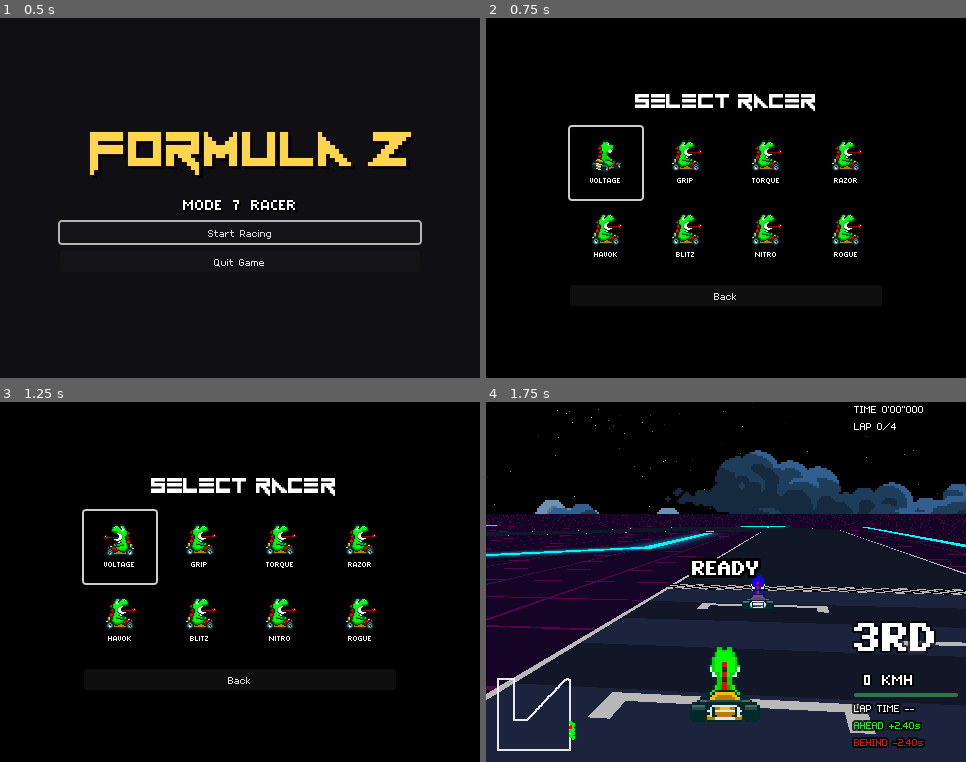
Above: before the commit, frames 1-4 (two rows, left to right).
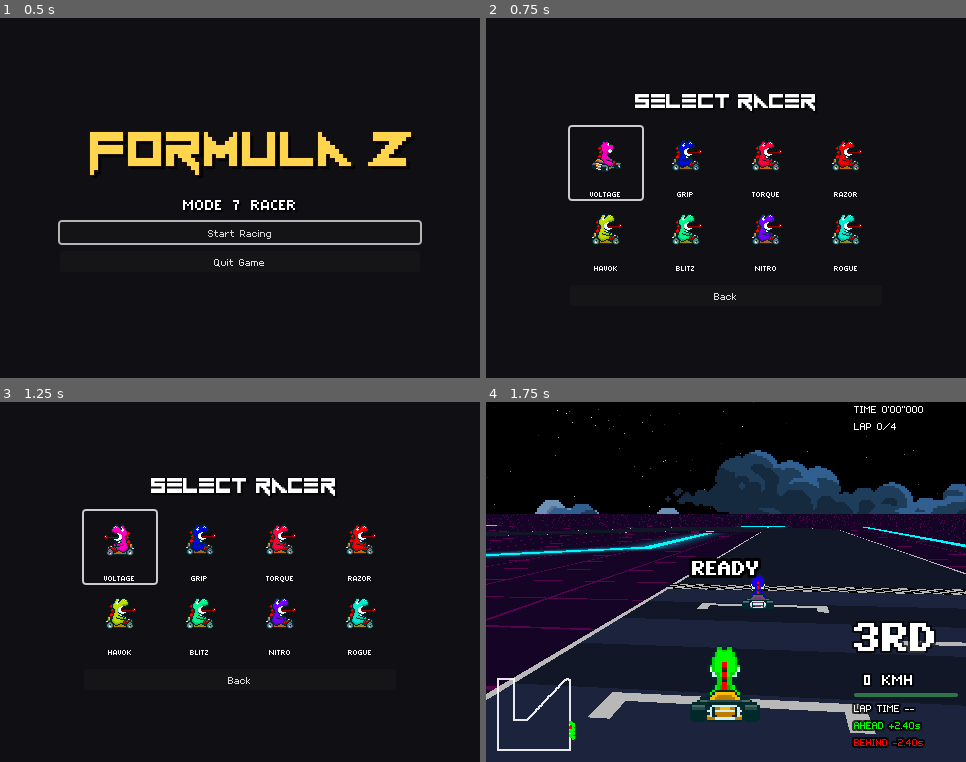
Above: after the commit, the same moments.

Repository: Tekknobot/Kart7
Game: Godot game, scene res://Scenes/title.tscn
Two runs of this game, one before a commit and one after it. Both use one fixed random seed, a clock stepped at 60 frames per second and the inputs below.
Inputs:
- Up to frame 1 (0.5 s): no input
- Up to frame 2 (0.75 s): click "Start Racing" at 0.5 s
- Up to frame 3 (1.25 s): no input
- Up to frame 4 (1.75 s): click "Voltage" at 1.25 s

Frame 1 is identical in both runs. In frame 2, 1.6% of the frame differs, in the area x 21-78%, y 34-71%; in frame 3, 1.6%; in frame 4, nothing differs.

Commit message:
Random push.

Diff:
--- a/Scenes/CharacterSelect.tscn
+++ b/Scenes/CharacterSelect.tscn
@@ -13,6 +13,15 @@
 grow_horizontal = 2
 grow_vertical = 2
 script = ExtResource("1_fxt7g")
+
+[node name="ColorRect" type="ColorRect" parent="."]
+layout_mode = 1
+anchors_preset = 15
+anchor_right = 1.0
+anchor_bottom = 1.0
+grow_horizontal = 2
+grow_vertical = 2
+color = Color(0.06, 0.06, 0.08, 1)
 
 [node name="Center" type="CenterContainer" parent="."]
 layout_mode = 1
--- a/Scenes/title.tscn
+++ b/Scenes/title.tscn
@@ -47,6 +47,7 @@
 [node name="Subtitle" type="Label" parent="Center/VBox"]
 layout_mode = 2
 theme_override_fonts/font = ExtResource("3_2qdx2")
+theme_override_font_sizes/font_size = 32
 text = "Mode 7 Racer"
 
 [node name="Start" type="Button" parent="Center/VBox"]
--- a/Scripts/CharacterSelect.gd
+++ b/Scripts/CharacterSelect.gd
@@ -10,51 +10,54 @@
 const DEFAULT_RACERS := [
 	"Voltage","Grip","Torque","Razor","Havok","Blitz","Nitro","Rogue"
 ]
+# Use hex ints so this can be const (convert to Color when used)
+const RACER_COLOR_HEX := {
+	"Voltage": 0xFFD54DFF,
+	"Grip":    0x66BB6AFF,
+	"Torque":  0xFF8A65FF,
+	"Razor":   0xEF5350FF,
+	"Havok":   0xAB47BCFF,
+	"Blitz":   0x42A5F5FF,
+	"Nitro":   0x76FF03FF,
+	"Rogue":   0x26C6DAFF
+}
 
 func _ready() -> void:
 	if grid == null:
 		push_error("CharacterSelect: Grid not found at Center/VBox/Grid.")
 		return
 
-	# --- Style ONLY the title label ---
+	# Style only the title
 	if select_title:
-		_style_label(
-			select_title,
-			28,
-			Color.hex(0xFFFFFFFF),  # white text
-			2,
-			Color(0,0,0,0.90),      # dark outline
-			Vector2(2,2),           # shadow offset
-			Color(0,0,0,0.55)       # shadow color
-		)
+		_style_label(select_title, 28, Color.hex(0xFFFFFFFF), 2, Color(0,0,0,0.90), Vector2(2,2), Color(0,0,0,0.55))
 		_pulse(select_title, 1.03, 0.8)
 
 	var names: Array = DEFAULT_RACERS
 	if _has_prop(Globals, "racer_names"):
 		names = Array(Globals.racer_names)
 
-	# Assign names (if an instance didn't set racer_name) and connect pressed
+	# Assign names, apply tint to each button, and connect with bound name
 	var i := 0
 	for child in grid.get_children():
 		if child is RacerButton:
 			var nm := String(child.racer_name)
 			if nm == "" and names.size() > 0:
 				nm = names[i % names.size()]
-				child.racer_name = StringName(nm)  # RacerButton updates its own label
-			child.pressed.connect(func(n := nm): _choose(n))
+				child.set_racer_name(StringName(nm))  # updates label + color
+			else:
+				child.refresh_from_globals()          # ensure tint matches Globals
+			child.pressed.connect(Callable(self, "_on_racer_pressed").bind(nm))
 			i += 1
+
 
 	if back_btn:
 		back_btn.pressed.connect(_back)
 
 	_focus_first_racer()
 
-func _choose(name: String) -> void:
+func _on_racer_pressed(name: String) -> void:
 	if Globals.has_method("set_selected_racer"):
-		Globals.set_selected_racer(name)
-	elif _has_prop(Globals, "selected_racer"):
-		Globals.selected_racer = name
-
+		Globals.set_selected_racer(name)  # also sets Globals.selected_color
 	var err := get_tree().change_scene_to_file(main_scene_path)
 	if err != OK:
 		push_error("Could not load main scene at: %s" % main_scene_path)
@@ -76,8 +79,7 @@
 			return true
 	return false
 
-# --------- helpers (positional args; 4.4.1-safe) ---------
-
+# ---- helpers (4.4.1-safe) ----
 func _style_label(l: Label, font_size: int, font_col: Color, outline_size: int, outline_col: Color, shadow_off: Vector2, shadow_col: Color) -> void:
 	var ls := LabelSettings.new()
 	ls.font_size = font_size
--- a/Scripts/General/Globals.gd
+++ b/Scripts/General/Globals.gd
@@ -21,6 +21,36 @@
 func get_camera_map_position() -> Vector2:
 	return _camera_map_pos
 
-func set_selected_racer(name: String) -> void:
-	if name in racer_names:
-		selected_racer = name
+# --- Racer color map (hex ints -> Color.hex) ---
+const RACER_COLOR_HEX := {
+	"Voltage": 0xFFD54DFF, # gold
+	"Grip":    0x66BB6AFF, # green
+	"Torque":  0xFF8A65FF, # orange
+	"Razor":   0xEF5350FF, # red
+	"Havok":   0xAB47BCFF, # purple
+	"Blitz":   0x42A5F5FF, # blue
+	"Nitro":   0x76FF03FF, # neon lime
+	"Rogue":   0x26C6DAFF  # cyan
+}
+
+var selected_color: Color = Color.WHITE
+
+func get_racer_color(name: String) -> Color:
+	if RACER_COLOR_HEX.has(name):
+		return Color.hex(int(RACER_COLOR_HEX[name]))
+	return Color.WHITE
+
+
+const RACER_COLOR_NAME := {
+	"Voltage": "Gold",
+	"Grip":    "Green",
+	"Torque":  "Orange",
+	"Razor":   "Red",
+	"Havok":   "Purple",
+	"Blitz":   "Blue",
+	"Nitro":   "Lime",
+	"Rogue":   "Cyan"
+}
+
+func get_racer_color_name(name: String) -> String:
+	return RACER_COLOR_NAME.get(name, "White")
--- a/Scripts/RacerButton.gd
+++ b/Scripts/RacerButton.gd
@@ -1,14 +1,21 @@
 extends Button
 class_name RacerButton
 
-@export var racer_name: StringName = ""      # If blank, we'll infer from node name
-@export var idle_anim_name: StringName = "idle"   # Fallbacks handled if missing
-@export var rotate_anim_name: StringName = "Rotate"  # Fallbacks handled if missing
+@export var racer_name: StringName = ""
+@export var idle_anim_name: StringName = "idle"
+@export var rotate_anim_name: StringName = "Rotate"
 @export var hover_fps: float = 24.0
 @export var flip_on_reverse: bool = true
 @export var idle_flip_h: bool = false
 @export var show_label: bool = true
 
+# tint + shader options
+@export var tint_color: Color = Color(1,1,1,1)
+@export_file("*.gdshader") var yoshi_shader_path: String = "res://Scripts/Shaders/YoshiSwap.gdshader"
+@export var yoshi_source_hue: float = 0.333333
+@export var yoshi_tolerance: float = 0.08
+@export var yoshi_strength: float = 1.0
+
 @onready var sprite: AnimatedSprite2D = $Sprite
 @onready var name_label: Label = $Name if has_node("Name") else null
 
@@ -16,88 +23,114 @@
 var _rotate_fwd := ""
 var _rotate_rev := ""
 
+@export var yoshi_edge_soft: float = 0.20
+
 func _ready() -> void:
-	# Ensure label exists (create if missing)
 	if name_label == null:
 		name_label = Label.new()
 		name_label.name = "Name"
 		add_child(name_label)
 
 	focus_mode = Control.FOCUS_ALL
-	mouse_entered.connect(func(): grab_focus())  # hovering also focuses → same behavior
+	mouse_entered.connect(_on_mouse_entered)
 	resized.connect(_layout)
 
-	# Name & label
 	if String(racer_name) == "":
-		racer_name = StringName(name)   # fallback if you didn't set it in the Inspector
+		racer_name = StringName(name)
 	name_label.visible = show_label
 	name_label.text = String(racer_name)
+
+	name_label.visible = show_label
+	name_label.text = String(racer_name)
+	# keep name text white (don’t inherit any previous override)
+	name_label.remove_theme_color_override("font_color")
+	name_label.add_theme_color_override("font_color", Color.WHITE)
 
 	if sprite.sprite_frames == null:
 		push_error("%s: SpriteFrames missing on $Sprite." % name)
 		return
 
-	# Resolve animation names + configure
 	_init_anim_names()
 	_setup_rotate_reverse()
 
-	# Start in idle loop
 	sprite.flip_h = idle_flip_h
 	_play_idle()
 
-	# Focus-only animation switching
+	# --- NEW: ensure shader and pull color from Globals ---
+	_ensure_yoshi_shader()
+	_apply_color_from_globals()  # <- pulls color by racer_name from Globals
+
 	focus_entered.connect(_on_focus_entered)
 	focus_exited.connect(_on_focus_exited)
 	sprite.animation_finished.connect(_on_anim_finished)
 
 	_layout()
 
+func _on_mouse_entered() -> void:
+	grab_focus()
+
 func _layout() -> void:
-	# Bottom label across the button, sprite centered above it
 	if name_label:
 		var lh := name_label.get_combined_minimum_size().y
 		name_label.size = Vector2(size.x, lh)
+		name_label.position = Vector2(0, size.y - lh)
 		name_label.horizontal_alignment = HORIZONTAL_ALIGNMENT_CENTER
 
 	var label_half := (name_label.get_combined_minimum_size().y if name_label and name_label.visible else 0.0) * 0.5
 	if sprite:
 		sprite.position = Vector2(size.x * 0.5, size.y * 0.5 - label_half)
 
+# -------------------- NEW: Globals-driven color --------------------
+
+func _apply_color_from_globals() -> void:
+	# Prefer Globals.get_racer_color(name) if available; otherwise default white
+	var col := Color.WHITE
+	if "get_racer_color" in Globals:
+		col = Globals.get_racer_color(String(racer_name))
+	tint_color = col
+	_apply_tint_to_shader()  # push to material/label (with fallback)
+
+	print("RacerButton color: ", racer_name, " → ", tint_color)
+
+# Call this if you change racer_name after _ready()
+func refresh_from_globals() -> void:
+	_apply_color_from_globals()
+
+# Optional helper if you want to update name + color together
+func set_racer_name(v: StringName) -> void:
+	racer_name = v
+	if is_node_ready():
+		if name_label:
+			name_label.text = String(racer_name)
+		_apply_color_from_globals()
+
+# ------------------------------------------------------------------
+
 func _init_anim_names() -> void:
 	var sf := sprite.sprite_frames
-
-	# Idle
-	if idle_anim_name != "" and sf.has_animation(idle_anim_name):
-		pass
-	elif sf.has_animation("idle"):
-		idle_anim_name = "idle"
-	elif sf.has_animation("default"):
-		idle_anim_name = "default"
-	elif sf.has_animation("spin_fwd"):
-		idle_anim_name = "spin_fwd"
+	if idle_anim_name == "" or !sf.has_animation(idle_anim_name):
+		if sf.has_animation("idle"): idle_anim_name = "idle"
+		elif sf.has_animation("default"): idle_anim_name = "default"
+		elif sf.has_animation("spin_fwd"): idle_anim_name = "spin_fwd"
+		else:
+			var names := sf.get_animation_names()
+			idle_anim_name = names[0] if names.size() > 0 else ""
+
+	if rotate_anim_name == "" or !sf.has_animation(rotate_anim_name):
+		if sf.has_animation("Rotate"): _rotate_fwd = "Rotate"
+		elif sf.has_animation("spin_fwd"): _rotate_fwd = "spin_fwd"
+		else: _rotate_fwd = idle_anim_name
 	else:
-		var names := sf.get_animation_names()
-		idle_anim_name = names[0] if names.size() > 0 else ""
-
-	# Rotate forward base
-	if rotate_anim_name != "" and sf.has_animation(rotate_anim_name):
 		_rotate_fwd = String(rotate_anim_name)
-	elif sf.has_animation("Rotate"):
-		_rotate_fwd = "Rotate"
-	elif sf.has_animation("spin_fwd"):
-		_rotate_fwd = "spin_fwd"
-	else:
-		_rotate_fwd = idle_anim_name  # fallback (won't look great, but won't crash)
 
 func _setup_rotate_reverse() -> void:
 	var sf := sprite.sprite_frames
 	if _rotate_fwd == "": return
-
 	sf.set_animation_loop(_rotate_fwd, false)
 	sf.set_animation_speed(_rotate_fwd, hover_fps)
 
 	_rotate_rev = _rotate_fwd + "_rev"
-	if not sf.has_animation(_rotate_rev):
+	if !sf.has_animation(_rotate_rev):
 		sf.add_animation(_rotate_rev)
 		var c := sf.get_frame_count(_rotate_fwd)
 		for i in range(c - 1, -1, -1):
@@ -120,13 +153,12 @@
 
 func _on_focus_exited() -> void:
 	_focus_active = false
-	# Let the current cycle finish; _on_anim_finished will return to idle.
 
 func _on_anim_finished() -> void:
 	var sf := sprite.sprite_frames
 	if sprite.animation == _rotate_fwd and sf.has_animation(_rotate_rev):
 		if flip_on_reverse:
-			sprite.flip_h = not sprite.flip_h
+			sprite.flip_h = !sprite.flip_h
 		sprite.animation = _rotate_rev
 		sprite.play()
 		return
@@ -134,13 +166,64 @@
 	if sprite.animation == _rotate_rev:
 		if _focus_active:
 			if flip_on_reverse:
-				sprite.flip_h = not sprite.flip_h
+				sprite.flip_h = !sprite.flip_h
 			sprite.animation = _rotate_fwd
 			sprite.play()
 		else:
 			sprite.flip_h = idle_flip_h
 			_play_idle()
 
+func _ensure_yoshi_shader() -> void:
+	var mat := sprite.material
+
+	# Case 1: already a ShaderMaterial → ensure it's UNIQUE to this instance
+	if mat != null and mat is ShaderMaterial:
+		var sm := mat as ShaderMaterial
+
+		# If this material resource is shared, duplicate it locally to this scene
+		if !sm.resource_local_to_scene:
+			var dupe := sm.duplicate(true) as ShaderMaterial  # deep copy
+			dupe.resource_local_to_scene = true
+			sprite.material = dupe
+			sm = dupe
+
+		# If it has no shader set, assign our Yoshi shader if available
+		if sm.shader == null and ResourceLoader.exists(yoshi_shader_path):
+			sm.shader = load(yoshi_shader_path)
+
+		return
+
+	# Case 2: no material yet → create our own unique ShaderMaterial
+	if ResourceLoader.exists(yoshi_shader_path):
+		var sh := load(yoshi_shader_path) as Shader
+		if sh != null:
+			var new_sm := ShaderMaterial.new()
+			new_sm.shader = sh
+			new_sm.resource_local_to_scene = true
+			sprite.material = new_sm
+
+func _apply_tint_to_shader() -> void:
+	# Keep label text white
+	if name_label:
+		name_label.remove_theme_color_override("font_color")
+		name_label.add_theme_color_override("font_color", Color.WHITE)
+
+	var sm := sprite.material
+	if sm != null and sm is ShaderMaterial and sm.shader != null:
+		# YOUR shader params
+		sm.set_shader_parameter("target_color", tint_color)
+		sm.set_shader_parameter("src_hue",     yoshi_source_hue)
+		sm.set_shader_parameter("hue_tol",     yoshi_tolerance)
+		sm.set_shader_parameter("edge_soft",   yoshi_edge_soft)
+	else:
+		# Fallback if no shader: tint only the sprite
+		if sprite:
+			sprite.modulate = tint_color
+
+# Manual override (kept for flexibility)
+func set_tint_color(c: Color) -> void:
+	tint_color = c
+	_apply_tint_to_shader()
+
 func _on_pressed() -> void:
-	# Parent scene connects pressed to read racer_name
 	pass
--- a/Scripts/World Elements/Racers/Player.gd
+++ b/Scripts/World Elements/Racers/Player.gd
@@ -174,6 +174,13 @@
 
 var _nitro_mat: ShaderMaterial = null
 var _nitro_prev_material: Material = null
+
+# --- Character color (Yoshi-style hue swap) ---
+@export_file("*.gdshader") var yoshi_shader_path: String = "res://Scripts/Shaders/YoshiSwap.gdshader"
+@export var yoshi_source_hue: float = 0.333333
+@export var yoshi_tolerance: float = 0.08
+@export var yoshi_edge_soft: float = 0.20
+var _yoshi_mat: ShaderMaterial = null
 
 func ReturnCollisionRadiusUV() -> float:
 	# Convert the pixel radius to UV using your map’s real width.
@@ -298,6 +305,10 @@
 	_base_sprite_offset_y = spr.offset.y
 	add_to_group("racers")
 
+	# --- Apply selected racer color from Globals ---
+	_ensure_yoshi_material()
+	_apply_player_palette_from_globals()
+
 	# HUD link
 	_hud = get_node_or_null(hud_path)
 	if _hud == null:
@@ -1200,3 +1211,32 @@
 
 func CancelNitro() -> void:
 	_nitro_latched = false
+
+func _ensure_yoshi_material() -> void:
+	var spr := ReturnSpriteGraphic()
+	if spr == null: return
+	if !ResourceLoader.exists(yoshi_shader_path): _yoshi_mat = null; return
+	var sh := load(yoshi_shader_path) as Shader
+	if sh == null: return
+
+	if _yoshi_mat == null:
+		_yoshi_mat = ShaderMaterial.new()
+		_yoshi_mat.shader = sh
+	# Don't stomp Nitro's temporary material
+	if spr.material != _nitro_mat and spr.material != _yoshi_mat:
+		spr.material = _yoshi_mat
+
+func _apply_player_palette_from_globals() -> void:
+	var spr := ReturnSpriteGraphic()
+	if spr == null: return
+	var col := Color.WHITE
+	if "selected_color" in Globals:
+		col = Globals.selected_color
+
+	if _yoshi_mat != null:
+		_yoshi_mat.set_shader_parameter("target_color", col)
+		_yoshi_mat.set_shader_parameter("src_hue",     yoshi_source_hue)
+		_yoshi_mat.set_shader_parameter("hue_tol",     yoshi_tolerance)
+		_yoshi_mat.set_shader_parameter("edge_soft",   yoshi_edge_soft)
+	else:
+		spr.modulate = col
